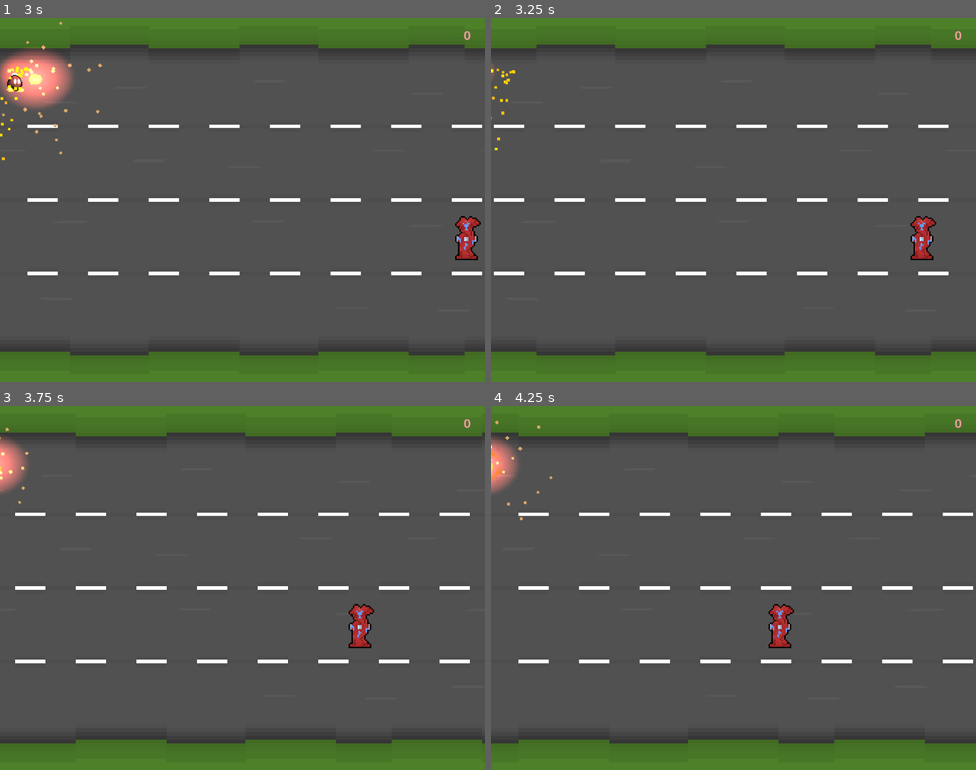
Above: before the commit, frames 1-4 (two rows, left to right).
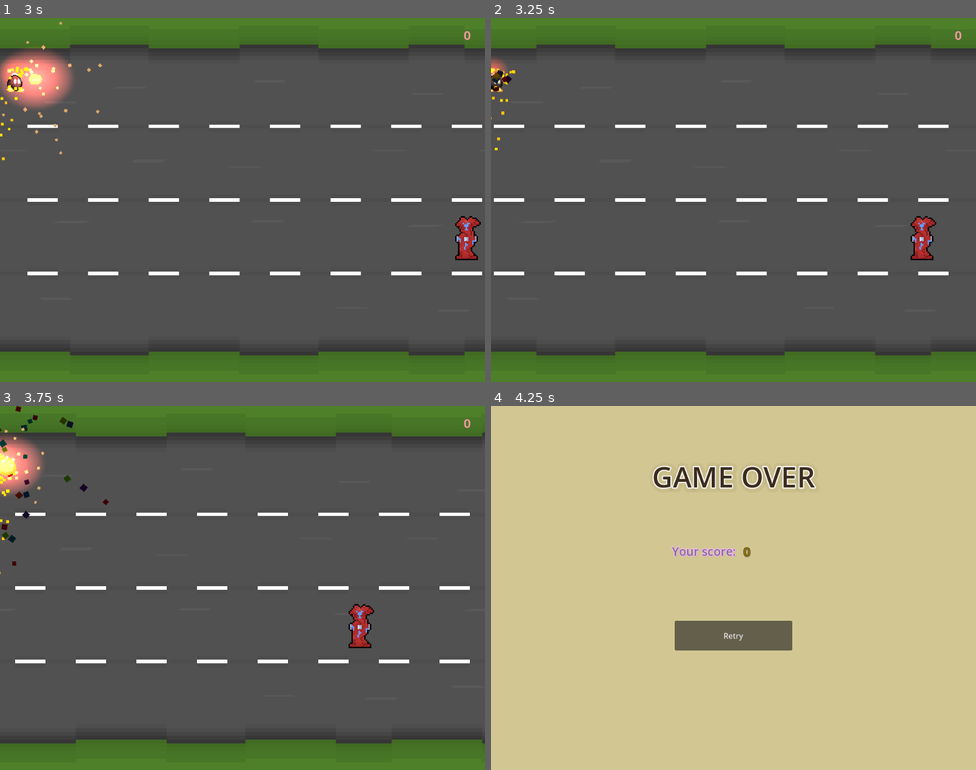
Above: after the commit, the same moments.

Repository: BudzioT/Run-Bomb-Bomb
Game: Godot game, scene res://Scenes/Ui/title_screen.tscn
Same seed, same stepped clock (60 frames per second), same inputs: the game is played once before the commit and once after it.
Inputs (mouse positions are in pixels of both pictures, inside the frame that each line leads up to):
- Up to frame 1 (3 s): click "Play" at 0.5 s; move the mouse to (218, 272) at 1.27 s; hold Up (Up) 1.28-2.78 s; click (218, 272) at 1.35 s; move the mouse to (388, 254) at 2.02 s; click (388, 254) at 2.1 s; move the mouse to (97, 145) at 2.77 s; hold Left (Left) from 2.78 s (still down); click (97, 145) at 2.85 s
- Up to frame 2 (3.25 s): keep holding Left (Left)
- Up to frame 3 (3.75 s): keep holding Left (Left); move the mouse to (266, 588) at 3.52 s; click (266, 588) at 3.6 s
- Up to frame 4 (4.25 s): keep holding Left (Left)

Frame 1 is identical in both runs. In frame 2, 0.3% of the frame differs, in the area x 0-5%, y 11-21%; in frame 3, 1.5%; in frame 4, 98%, in the area x 0-100%, y 0-100%.

Commit message:
Made game over screen and score

Diff:
--- a/Global/global.gd
+++ b/Global/global.gd
@@ -3,6 +3,7 @@
 
 """---------------------------- SIGNALS ----------------------------"""
 signal stats_changed()
+signal score_changed()
 
 
 """---------------------------- GLOBAL VARIABLES ----------------------------"""
@@ -107,6 +108,8 @@
 			# Update the stats
 			stats_changed.emit()
 
+		score_changed.emit()
+
 
 """---------------------------- BUILT-IN FUNCTIONS ----------------------------"""
 func _ready() -> void:
--- a/Scenes/Entities/Player/player.gd
+++ b/Scenes/Entities/Player/player.gd
@@ -194,6 +194,13 @@
 	# Make the player unable to move
 	can_move = false
 
+	# Wait some time
+	$Timers/AttackCooldown.start()
+	await $Timers/AttackCooldown.timeout
+
+	# Show the game over screen
+	get_tree().change_scene_to_file("res://Scenes/Ui/game_over_screen.tscn")
+
 func _update_stats():
 	"""Update statistics related to the player"""
 	vertical_speed = Global.vertical_speed
--- a/Scenes/Levels/map.gd
+++ b/Scenes/Levels/map.gd
@@ -53,6 +53,9 @@
 
 	# Make sure to update the stats when they are changed
 	Global.connect("stats_changed", _update_stats)
+
+	# Update the score text value when it's changed
+	Global.connect("score_changed", _update_score)
 
 func _process(_delta: float) -> void:
 	"""Process map changes over time"""
@@ -155,3 +158,12 @@
 	"""Update the current statistics"""
 	spawn_rate = Global.spawn_time
 	scroll_speed = Global.scroll_speed
+
+func _update_score() -> void:
+	"""Update game's score"""
+	$ScoreLabel.text = str(Global.score)
+
+
+func _dead_zone_entered(_body: Node2D) -> void:
+	"""Make the player die, when he enters the dead zone"""
+	$Entities/Player.hit()
--- a/Scenes/Levels/map.tscn
+++ b/Scenes/Levels/map.tscn
@@ -22,6 +22,9 @@
 font_color = Color(0.913725, 0.678431, 0.564706, 1)
 outline_size = 2
 outline_color = Color(0.751009, 0.310757, 0.586832, 1)
+
+[sub_resource type="RectangleShape2D" id="RectangleShape2D_mmak8"]
+size = Vector2(173, 782)
 
 [node name="Map" type="Node2D"]
 script = ExtResource("1_i60ow")
@@ -83,7 +86,7 @@
 
 [node name="Effects" type="Node2D" parent="."]
 
-[node name="Label" type="Label" parent="."]
+[node name="ScoreLabel" type="Label" parent="."]
 offset_left = 572.0
 offset_top = 18.0
 offset_right = 994.0
@@ -91,3 +94,16 @@
 text = "0"
 label_settings = SubResource("LabelSettings_4nsli")
 horizontal_alignment = 2
+
+[node name="DeadZone" type="Area2D" parent="."]
+collision_layer = 8
+
+[node name="CollisionShape2D" type="CollisionShape2D" parent="DeadZone"]
+position = Vector2(-90, 381)
+shape = SubResource("RectangleShape2D_mmak8")
+
+[node name="CollisionShape2D2" type="CollisionShape2D" parent="DeadZone"]
+position = Vector2(1112, 386)
+shape = SubResource("RectangleShape2D_mmak8")
+
+[connection signal="body_entered" from="DeadZone" to="." method="_dead_zone_entered"]
--- /dev/null
+++ b/Scenes/Ui/game_over_screen.gd
@@ -0,0 +1,11 @@
+extends Control
+
+"""---------------------------- BUILT-IN FUNCTIONS ----------------------------"""
+func _ready() -> void:
+	"""Initialize the game over screen"""
+	$ScoreLabel.text = str(Global.score)
+
+func _start_pressed() -> void:
+	"""Handle player pressing the play button"""
+	Global.start_game()
+	get_tree().change_scene_to_file("res://Scenes/Levels/map.tscn")
--- /dev/null
+++ b/Scenes/Ui/game_over_screen.tscn
@@ -0,0 +1,118 @@
+[gd_scene load_steps=9 format=3 uid="uid://cixrwe5cr0qdn"]
+
+[ext_resource type="Script" path="res://Scenes/Ui/game_over_screen.gd" id="1_mb38i"]
+
+[sub_resource type="SystemFont" id="SystemFont_t3fuh"]
+font_weight = 450
+font_stretch = 125
+
+[sub_resource type="LabelSettings" id="LabelSettings_m8yr2"]
+font = SubResource("SystemFont_t3fuh")
+font_size = 60
+font_color = Color(0.229774, 0.170641, 0.115273, 1)
+outline_size = 9
+shadow_size = 37
+shadow_color = Color(0, 0, 0, 0.0431373)
+
+[sub_resource type="SystemFont" id="SystemFont_o82sx"]
+
+[sub_resource type="LabelSettings" id="LabelSettings_n8v1b"]
+line_spacing = 5.0
+font = SubResource("SystemFont_o82sx")
+font_size = 25
+font_color = Color(0.474395, 0.440667, 0.550411, 1)
+outline_size = 6
+outline_color = Color(1, 0.713726, 1, 1)
+shadow_size = 7
+shadow_color = Color(0, 0, 0, 0.0627451)
+
+[sub_resource type="Theme" id="Theme_t6rl4"]
+
+[sub_resource type="SystemFont" id="SystemFont_8tcy3"]
+font_weight = 500
+font_stretch = 150
+
+[sub_resource type="LabelSettings" id="LabelSettings_m3o3g"]
+line_spacing = 2.0
+font = SubResource("SystemFont_8tcy3")
+font_size = 25
+font_color = Color(0.558507, 0.472647, 0.0208137, 1)
+outline_size = 5
+outline_color = Color(0.388565, 0.291696, 0.113298, 1)
+shadow_size = 6
+shadow_color = Color(0.518503, 0.518503, 0.518502, 0.556863)
+
+[node name="GameOverScreen" type="Control"]
+layout_mode = 3
+anchors_preset = 15
+anchor_right = 1.0
+anchor_bottom = 1.0
+grow_horizontal = 2
+grow_vertical = 2
+script = ExtResource("1_mb38i")
+
+[node name="ColorRect" type="ColorRect" parent="."]
+layout_mode = 1
+anchors_preset = 15
+anchor_right = 1.0
+anchor_bottom = 1.0
+grow_horizontal = 2
+grow_vertical = 2
+color = Color(0.823338, 0.77984, 0.570936, 1)
+
+[node name="GameOverLabel" type="Label" parent="."]
+layout_mode = 1
+anchors_preset = 5
+anchor_left = 0.5
+anchor_right = 0.5
+offset_left = -171.5
+offset_top = 107.0
+offset_right = 171.5
+offset_bottom = 190.0
+grow_horizontal = 2
+text = "GAME OVER"
+label_settings = SubResource("LabelSettings_m8yr2")
+
+[node name="TextLabel" type="Label" parent="."]
+layout_mode = 1
+anchors_preset = 5
+anchor_left = 0.5
+anchor_right = 0.5
+offset_left = -130.0
+offset_top = 289.0
+offset_right = 5.0
+offset_bottom = 324.0
+grow_horizontal = 2
+text = "Your score:"
+label_settings = SubResource("LabelSettings_n8v1b")
+
+[node name="Start" type="Button" parent="."]
+layout_mode = 1
+anchors_preset = 8
+anchor_left = 0.5
+anchor_top = 0.5
+anchor_right = 0.5
+anchor_bottom = 0.5
+offset_left = -124.0
+offset_top = 68.5
+offset_right = 124.0
+offset_bottom = 131.5
+grow_horizontal = 2
+grow_vertical = 2
+theme = SubResource("Theme_t6rl4")
+text = "Retry"
+
+[node name="ScoreLabel" type="Label" parent="."]
+layout_mode = 1
+anchors_preset = 5
+anchor_left = 0.5
+anchor_right = 0.5
+offset_left = 21.0
+offset_top = 290.0
+offset_right = 61.0
+offset_bottom = 325.0
+grow_horizontal = 2
+text = "0"
+label_settings = SubResource("LabelSettings_m3o3g")
+
+[connection signal="pressed" from="Start" to="." method="_start_pressed"]
Not shown: 1 places in Scenes/Levels/map.tscn that only renumber resources
